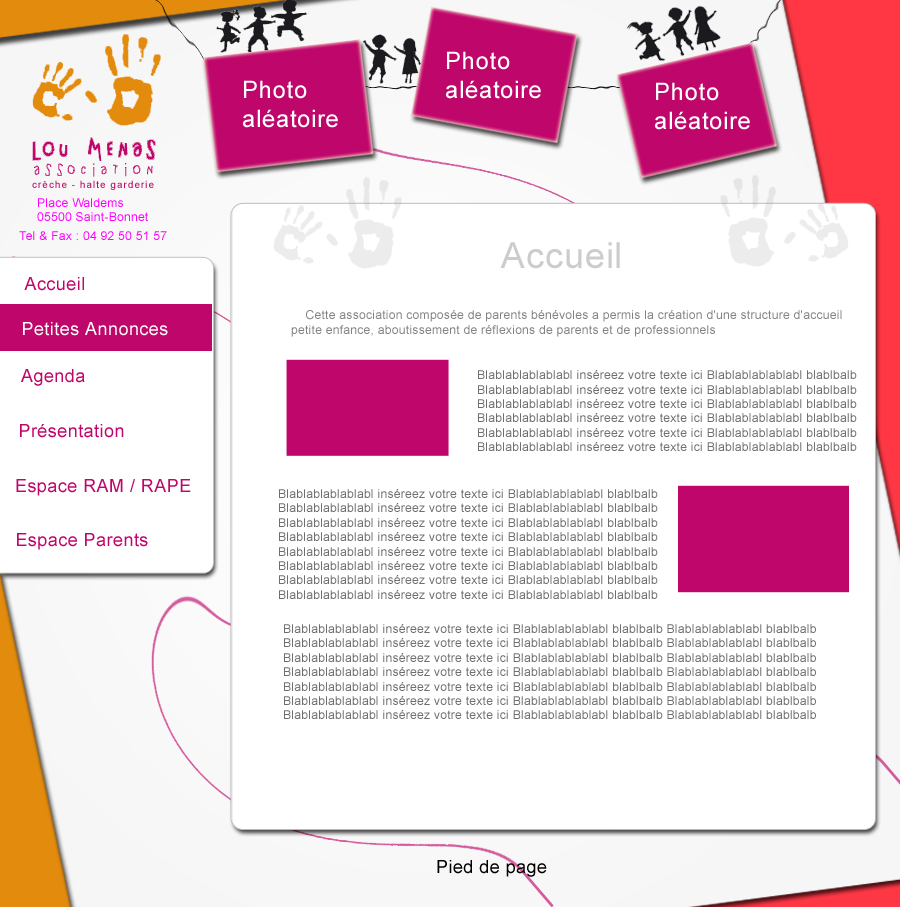
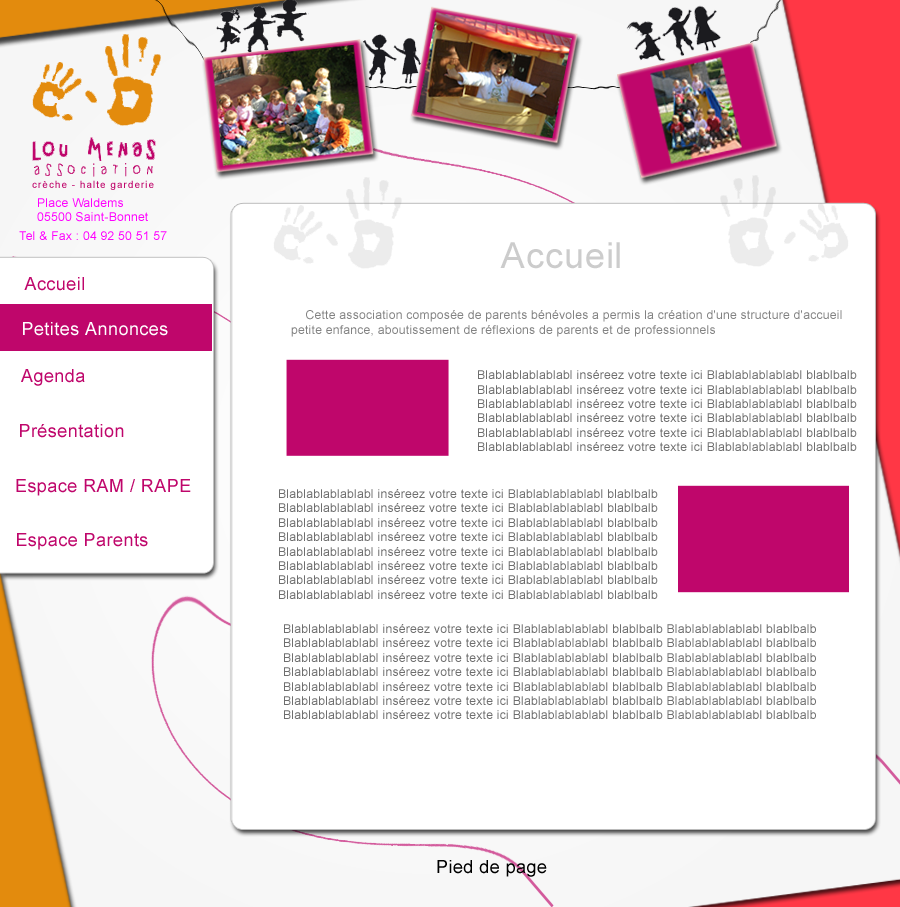
Comparing the layer stacks of the two 900×907 images. Changes:
added layer "Calque 25" above "Calque 24" over [650, 57, 742, 164]
added layer "Calque 24" above "Calque 23" over [417, 12, 572, 138]
added layer "Calque 23" above "Blablablablablabl inséreez vot" over [211, 44, 366, 167]
hid "Photo aléatoire" (1st of 3) over [655, 82, 750, 130]
